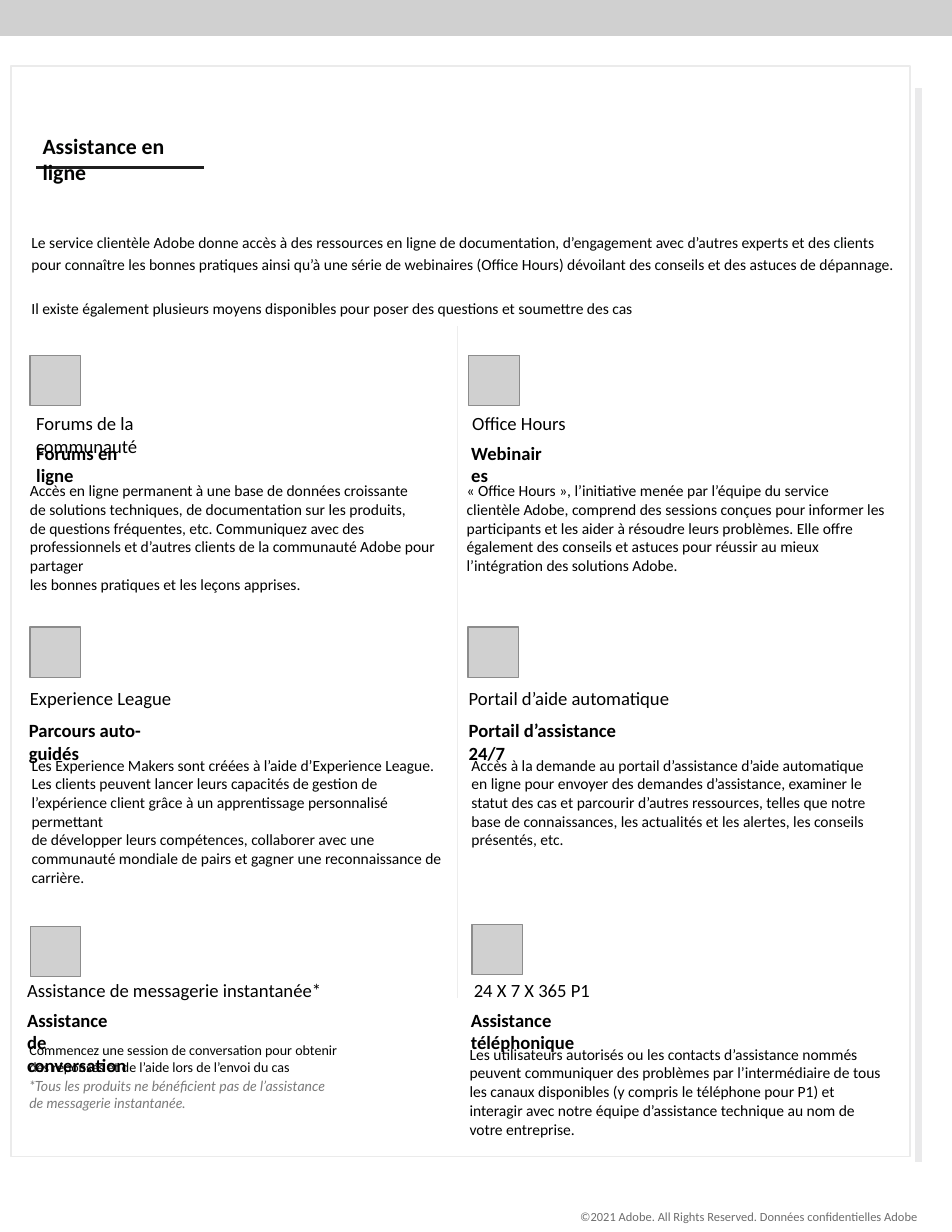
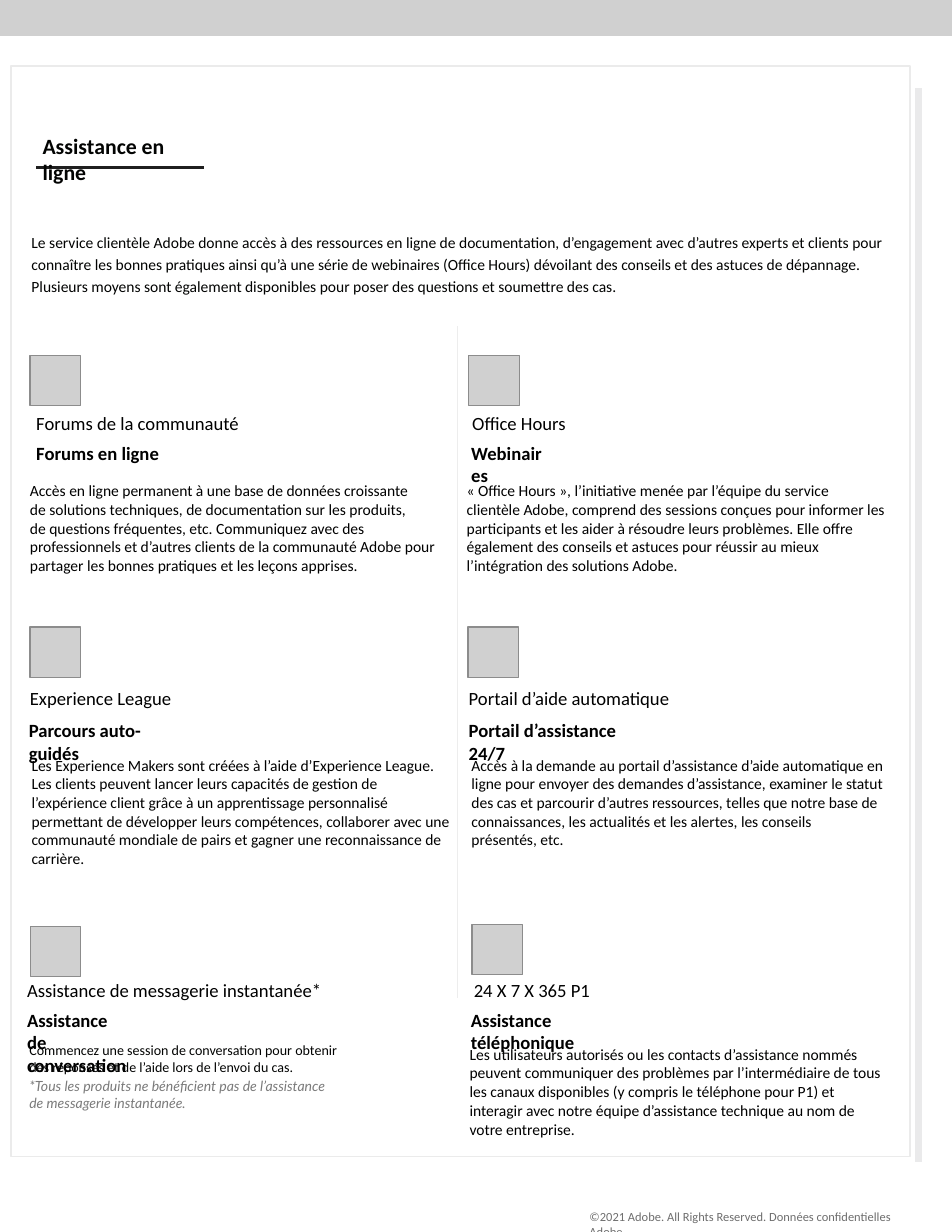
Before and after one commit to AdobeDocs/support-resources.fr-FR, a slide deck: slide 2 of help/data-sheets/assets/OnlineSupportDatasheet.pptx. Drawn at 952x1232 pixels with LibreOffice and Linux fonts; fonts in the diff are those of the drawing; grey boxes stand for pictures; background and template pictures are left out. Boxes give left, top, right and bottom in pixels: in the first picture for what was removed or moved away, otherwise in the second. Text is boxed around its words. In the diff, an @@ line names an element or a change of style, - is before the commit and + after.

```diff
--- a/help/data-sheets/assets/OnlineSupportDatasheet.pptx
+++ b/help/data-sheets/assets/OnlineSupportDatasheet.pptx
@@ text at (31, 237, 882, 295): text changed @@
-Le service clientèle Adobe donne accès à des ressources en ligne de documentation, d’engagement avec d’autres experts et des clients
-pour connaître les bonnes pratiques ainsi qu’à une série de webinaires (Office Hours) dévoilant des conseils et des astuces de dépannage.
-Il existe également plusieurs moyens disponibles pour poser des questions et soumettre des cas
+Le service clientèle Adobe donne accès à des ressources en ligne de documentation, d’engagement avec d’autres experts et clients pour connaître les bonnes pratiques ainsi qu’à une série de webinaires (Office Hours) dévoilant des conseils et des astuces de dépannage. Plusieurs moyens sont également disponibles pour poser des questions et soumettre des cas.
@@ text "Forums de la communauté" rewrapped from (36, 417, 137, 458) to (36, 417, 239, 430) @@
@@ text "Forums en ligne" rewrapped from (36, 445, 117, 488) to (36, 447, 159, 463) @@
@@ text "Accès en ligne permanent à ..." rewrapped from (30, 483, 435, 593) to (30, 485, 435, 574) @@
@@ text "Les Experience Makers sont créées ..." rewrapped from (32, 757, 441, 883) to (32, 757, 449, 864) @@
@@ text "Accès à la demande au ..." rewrapped from (471, 757, 865, 829) to (471, 757, 883, 829) @@
@@ text at (29, 1044, 337, 1076): text changed @@
-Commencez une session de conversation pour obtenir
-des réponses et de l’aide lors de l’envoi du cas
+Commencez une session de conversation pour obtenir
+des réponses et de l’aide lors de l’envoi du cas.
@@ text "©2021 Adobe. All Rights Reserved. ..." rewrapped from (580, 1212, 917, 1223) to (589, 1212, 891, 1223) @@
```
Also in this commit, not shown: 2 other slides changed, 8 other files.
